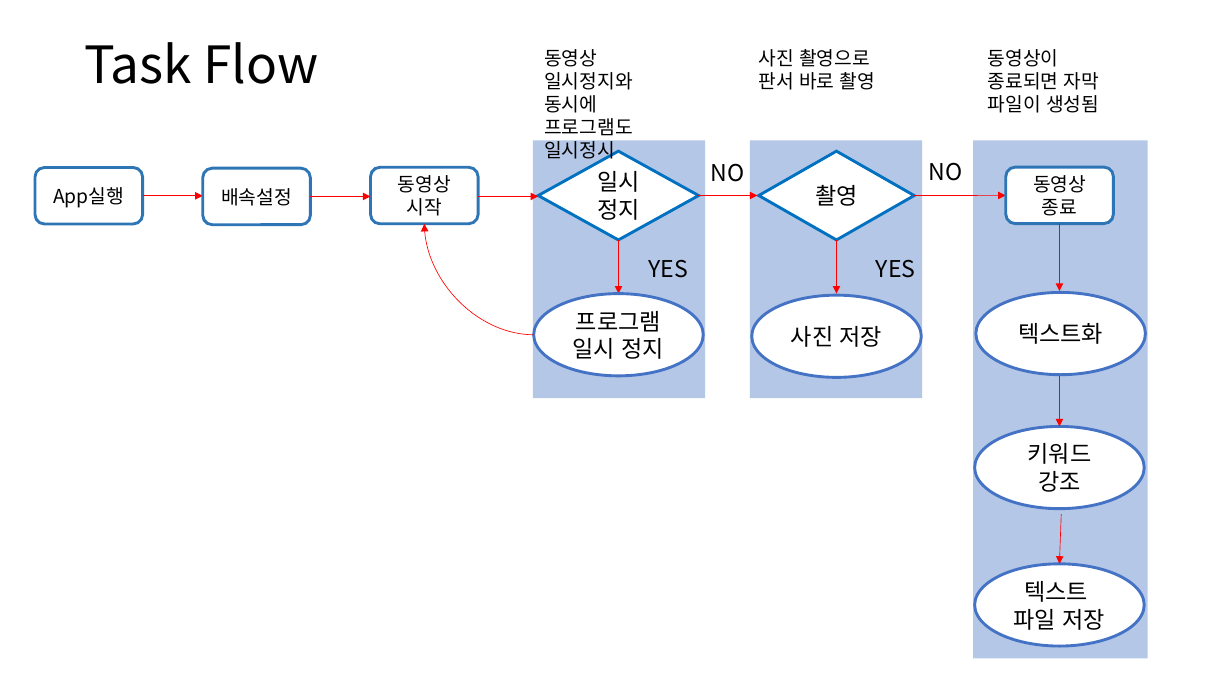
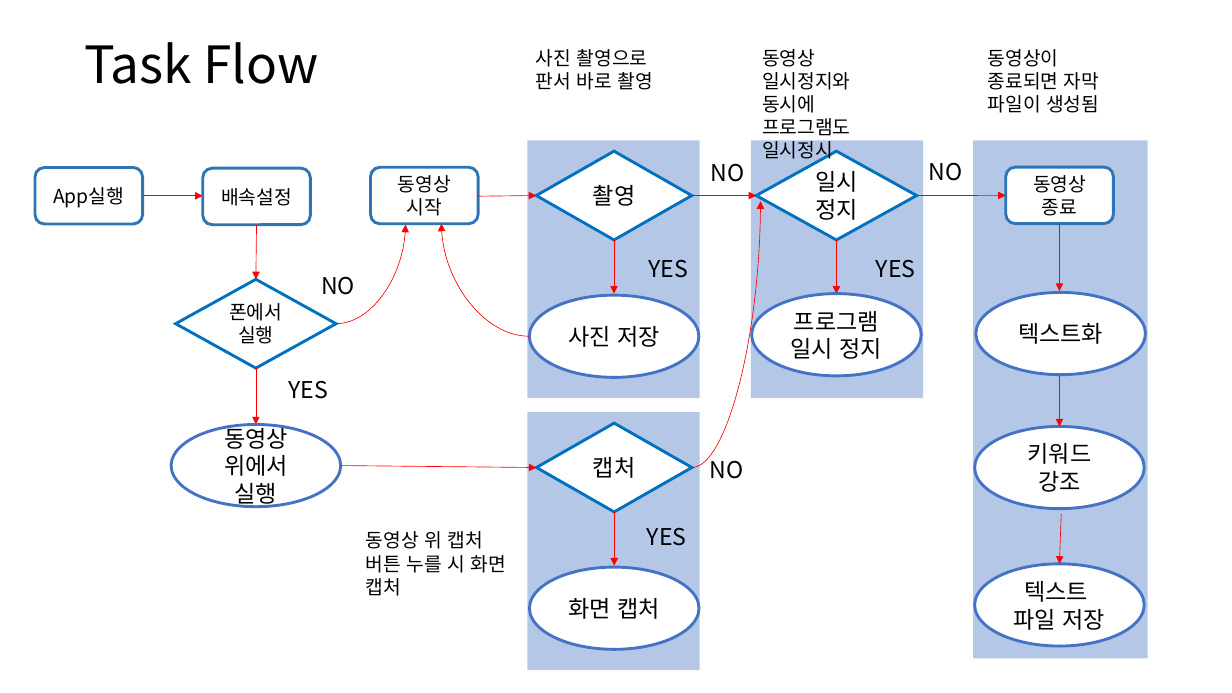
Before and after one commit to kang-seongbeom/Easy-Application, a slide deck: slide 1 of TaskFlow.pptx. Drawn at 1232x693 pixels with LibreOffice and Linux fonts; fonts in the diff are those of the drawing. Boxes give left, top, right and bottom in pixels: in the first picture for what was removed or moved away, otherwise in the second. Text is boxed around its words. In the diff, an @@ line names an element or a change of style, - is before the commit and + after.

Commit message:
Update TaskFlow.pptx
모바일에서 구동 시 태스크 플로우 추가

```diff
--- a/TaskFlow.pptx
+++ b/TaskFlow.pptx
@@ text "사진 촬영으로 판서 바로 촬영": place and size @@
-text "사진 촬영으로 판서 바로 촬영" at (758, 49, 875, 90)
+text "사진 촬영으로 판서 바로 촬영" at (536, 49, 653, 90)
@@ rectangle: place and size @@
-rectangle at (750, 140, 921, 398)
+rectangle at (528, 140, 700, 398)
@@ 1 ellipse, 1 text, 1 rectangle: place and size @@
-1 ellipse, 1 text, 1 rectangle at (533, 49, 705, 398)
+1 ellipse, 1 text, 1 rectangle at (751, 49, 923, 398)
@@ diamond "촬영": place and size @@
-diamond "촬영" at (759, 152, 914, 240)
+diamond "촬영" at (536, 152, 691, 240)
@@ diamond "일시정지": place and size @@
-diamond "일시정지" at (539, 152, 700, 240)
+diamond "일시정지" at (756, 152, 917, 240)
@@ arrow removed from (311, 197) to (371, 197) @@
@@ arrow moved from (698, 196) - (758, 196) to (692, 196) - (756, 196) @@
@@ curved arrow added from (692, 468) to (761, 201), #FF0000 0.5 pt @@
@@ arrow added from (257, 225) to (256, 279), #FF0000 0.5 pt @@
@@ curved arrow added from (336, 323) to (406, 225), #FF0000 0.5 pt @@
@@ curved arrow moved from (534, 335) - (424, 224) to (530, 336) - (442, 224) @@
@@ arrow moved from (618, 240) - (618, 294) to (615, 240) - (615, 294) @@
@@ diamond added at (176, 279, 336, 368), fill #FFFFFF, outline #0070C0 2.25 pt, 15 pt, text #000000 @@
+폰에서 실행
@@ text added at (321, 276, 355, 295), 18 pt, text #000000 @@
+NO
@@ ellipse "사진 저장": place and size @@
-ellipse "사진 저장" at (752, 295, 921, 377)
+ellipse "사진 저장" at (530, 295, 699, 377)
@@ arrow added from (256, 368) to (256, 424), #FF0000 0.5 pt @@
@@ text added at (288, 380, 328, 399), 18 pt, text #000000 @@
+YES
@@ rectangle added at (528, 412, 700, 670), fill #B4C7E7 @@
@@ ellipse added at (171, 424, 340, 506), fill #FFFFFF, outline #4472C4 2.25 pt, 18 pt, text #000000 @@
+동영상 위에서 실행
@@ diamond added at (537, 423, 692, 512), fill #FFFFFF, outline #0070C0 2.25 pt, 18 pt, text #000000 @@
+캡처
@@ arrow added from (341, 466) to (537, 468), #FF0000 0.5 pt @@
@@ text added at (709, 454, 743, 479), 18 pt, text #000000 @@
+NO
@@ text added at (366, 531, 506, 596), 15 pt, text #000000 @@
+동영상 위 캡처 버튼 누를 시 화면 캡처
@@ arrow added from (615, 512) to (615, 566), #FF0000 0.5 pt @@
@@ text added at (647, 527, 687, 546), 18 pt, text #000000 @@
+YES
@@ ellipse added at (530, 567, 699, 650), fill #FFFFFF, outline #4472C4 2.25 pt, 18 pt, text #000000 @@
+화면 캡처
```
